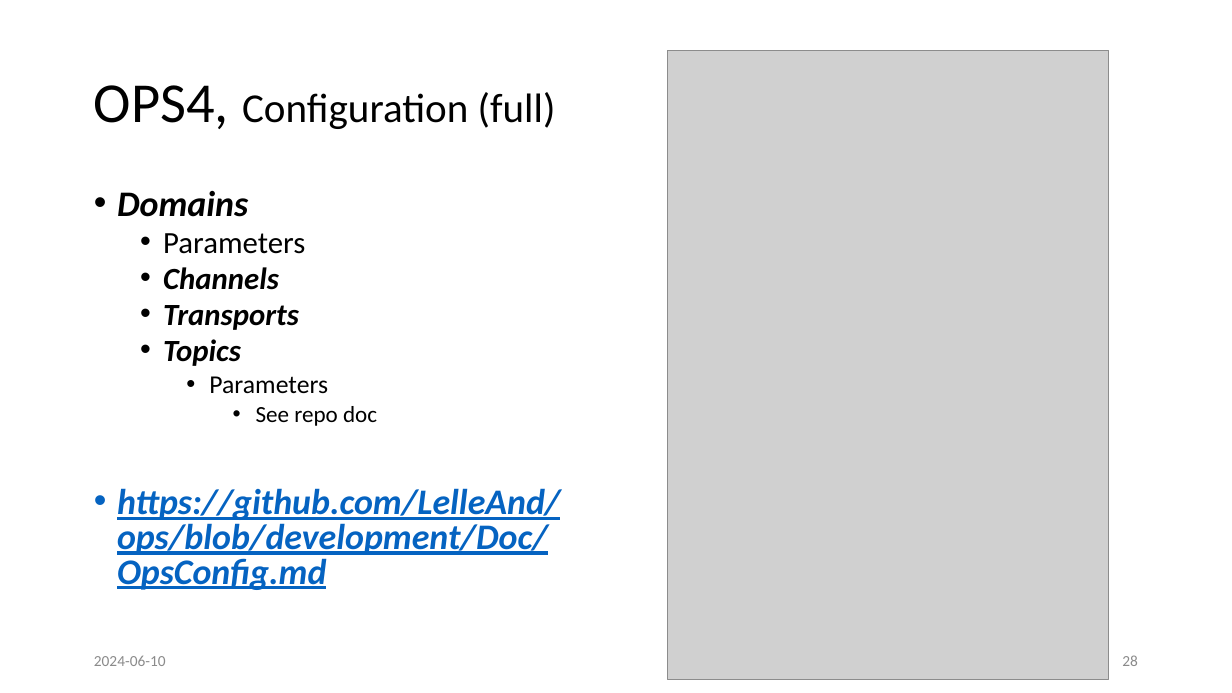
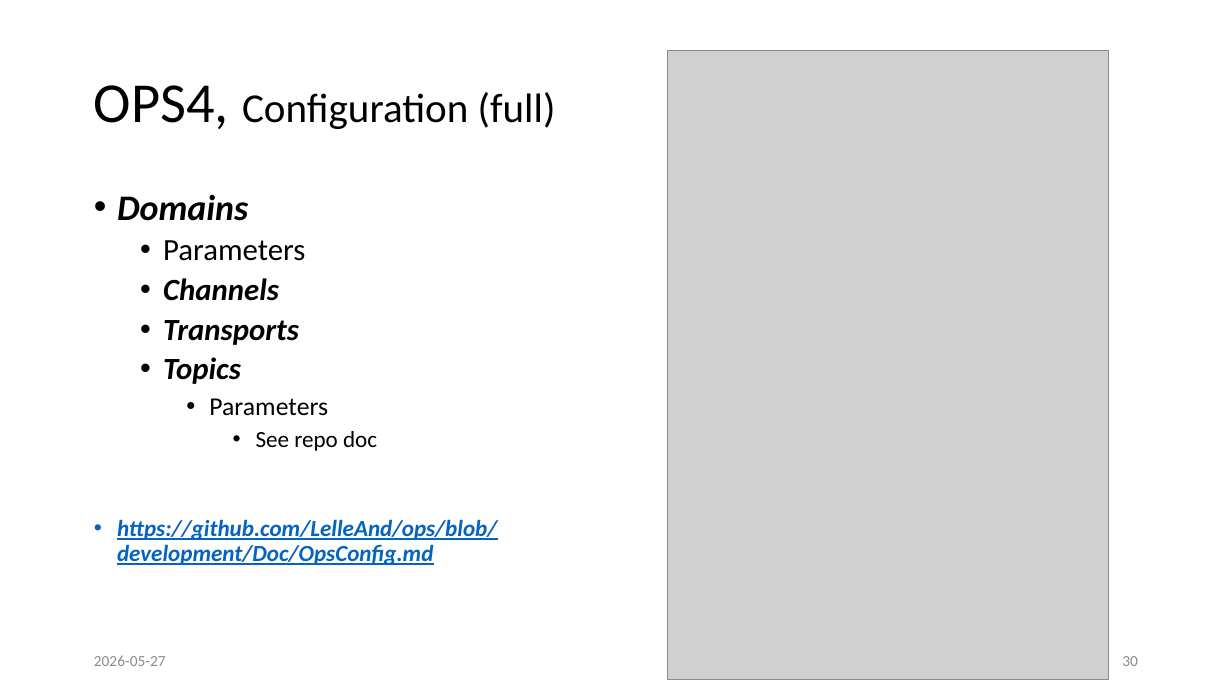
Before and after one commit to LelleAnd/ops, a slide deck: slide 30 of Doc/Ppt/OPS4 in depth.pptx (slide 28 before the commit). Drawn at 1232x693 pixels with LibreOffice and Linux fonts; fonts in the diff are those of the drawing; grey boxes stand for pictures. Boxes give left, top, right and bottom in pixels: in the first picture for what was removed or moved away, otherwise in the second. Text is boxed around its words. In the diff, an @@ line names an element or a change of style, - is before the commit and + after.

```diff
--- a/Doc/Ppt/OPS4 in depth.pptx
+++ b/Doc/Ppt/OPS4 in depth.pptx
@@ text "Domains" at (117,195,497,565): size 28 to 18 pt in "https://github.com/LelleAnd/ops/blob/development/Doc/OpsConf ..."; line spacing 0.8 to 0.9 @@
@@ text at (94,655,166,666): text changed @@
-2024-06-10
+2026-05-27
@@ page number at (1122,656,1138,666): text changed @@
-28
+30
```
Also in this commit, not shown: 32 other slides changed, 19 slides added, 4 slides removed.
